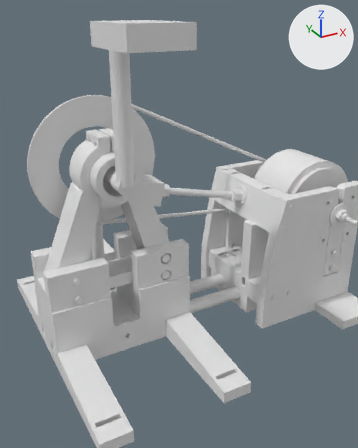
Before and after pictures for a commit that changed the Blender file electric-generator-frame/bike_generator_stand.blend.
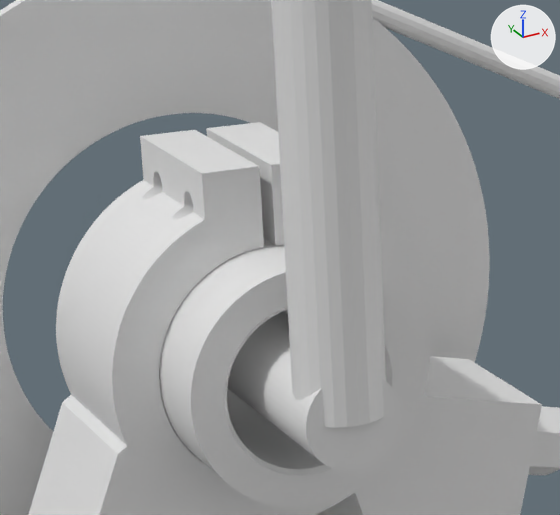
Old and new are each drawn whole from a camera (50 mm lens) standing at (-214.0, -585.0, 445.0) and looking at (61.0, -84.0, 195.0) and again close up on the part from 16% to 47% of the width and 23% to 46% of the height. Arrows for +X, +Y and +Z are at upper right; the lights stay in place. The older version's two pictures come first.

Objects in the first close-up: 'REF_chain_upper', 'REF_chainring_44T', 'REF_crank_170.001', 'REF_spindle_24', 'REF_strut_nut_M10.001', 'sleeve_bb86', 'tower' and 1 more.
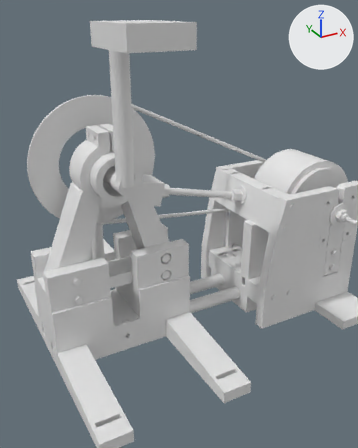
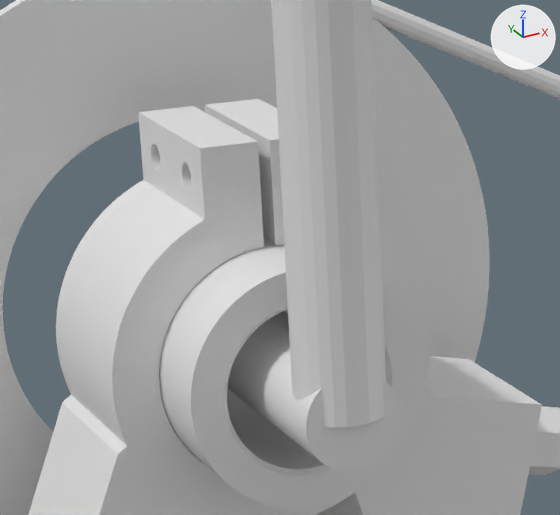
Commit message: fix: raise the tower clamp bolts clear of the ring

What differs and where, as boxes [x1, y1, x2, y2] in the close-ups (560 x 515 px; the box of a moved part takes in the faces that stretch with it):
'tower', reshaped
    before: [29, 122, 542, 515]
    after: [29, 99, 542, 515]
part 1 of me_tower_002, moved or reshaped
    before: [123, 122, 282, 245]
    after: [138, 99, 282, 245]

What the commit changed:
me_tower_002 is used by ob_tower; location (0.0, 0.0, 0.0).
me_tower_002 had 1428 vertices, 721 faces and spanned x -100.0..100.0, y -22.0..22.0, z 90.0..300.0.
me_tower_002 now has 1388 vertices, 709 faces and spans x -100.0..100.0, y -22.0..22.0, z 90.0..306.0.
me_tower_002 part 1: 4 vertices moved from x -2.0..2.0, y -22.0..22.0, z 300.0 to x -2.0..2.0, y -22.0..22.0, z 306.0; 428 vertices removed from x -20.0..20.0, y -22.0..22.0, z 287.0..300.0; 388 vertices added at x -16.0..16.0, y -22.0..22.0, z 294.0..306.0.
Other edits to the shape of me_tower_002 do not show in these pictures.
